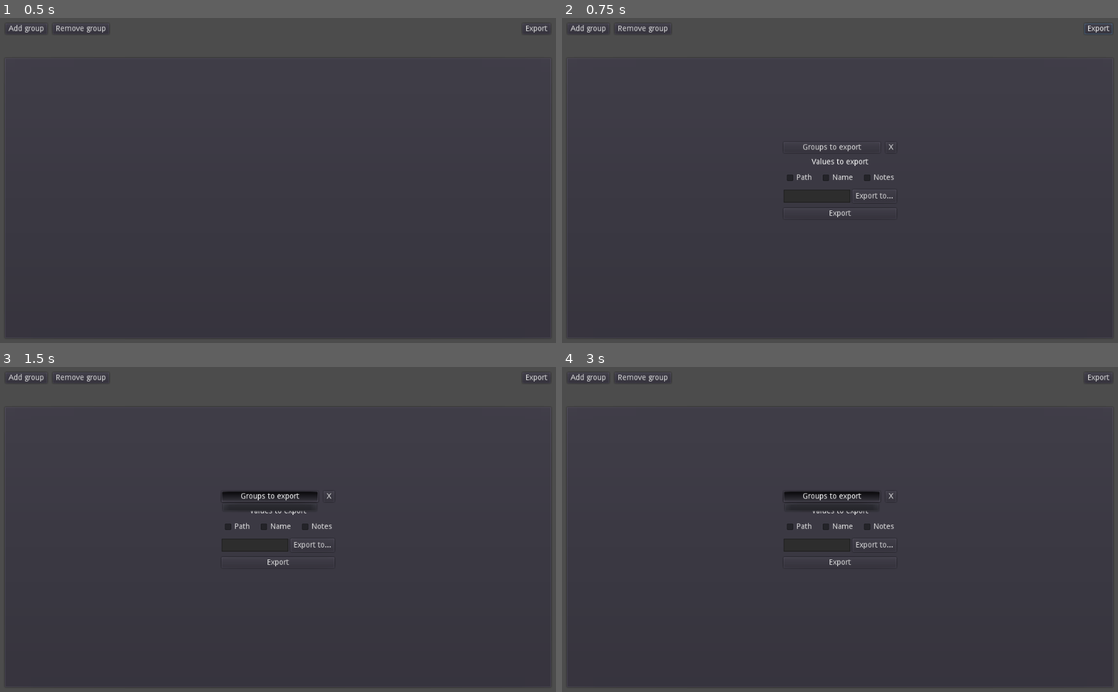
Above: before the commit, frames 1-4 (two rows, left to right).
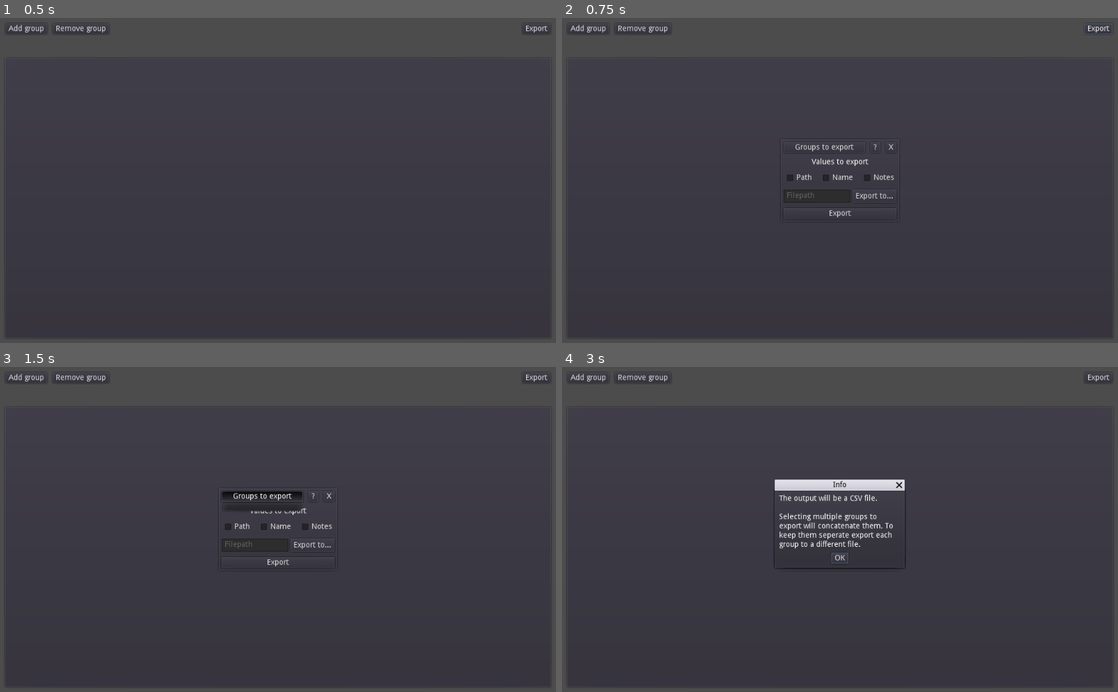
Above: after the commit, the same moments.

Repository: missing-semi-colon/backup_location_manager
Game: Godot game, scene res://Scenes_and_scripts/Main/Main.tscn
Two runs of this game, one before a commit and one after it. Both use one fixed random seed, a clock stepped at 60 frames per second and the inputs below.
Inputs (mouse positions are in pixels of both pictures, inside the frame that each line leads up to):
- Up to frame 1 (0.5 s): no input
- Up to frame 2 (0.75 s): click "Export" at 0.5 s
- Up to frame 3 (1.5 s): click "Groups to export" at 1.25 s
- Up to frame 4 (3 s): click "X" at 2 s; click (873, 497) at 2.75 s, where only the run after the commit has a clickable "?"

Frame 1 is identical in both runs. In frame 2, 0.2% of the frame differs, in the area x 40-57%, y 38-56%; in frame 3, 0.2%; in frame 4, 2.4%, in the area x 38-62%, y 34-63%.

Commit message:
Added info button and background to the export panel

Diff:
--- a/program/Scenes_and_scripts/ListView/Export/Export.gd
+++ b/program/Scenes_and_scripts/ListView/Export/Export.gd
@@ -3,16 +3,16 @@
 signal export_set
 
 onready var _close_button = (
-	$CenterContainer/VBoxContainer/HBoxContainer/CloseButton )
+	$CenterContainer/PanelContainer/VBoxContainer/HBoxContainer/CloseButton )
 onready var _selected_groups = (
-	$CenterContainer/VBoxContainer/HBoxContainer/GroupMenuButton )
+	$CenterContainer/PanelContainer/VBoxContainer/HBoxContainer/GroupMenuButton )
 onready var _selected_values_parent = (
-	$CenterContainer/VBoxContainer/ValuesHBoxContainer )
+	$CenterContainer/PanelContainer/VBoxContainer/ValuesHBoxContainer )
 onready var _destination_line_edit = (
-	$CenterContainer/VBoxContainer/PathHBoxContainer/DestinationLineEdit )
+	$CenterContainer/PanelContainer/VBoxContainer/PathHBoxContainer/DestinationLineEdit )
 onready var _destination_button = (
-	$CenterContainer/VBoxContainer/PathHBoxContainer/DestinationButton )
-onready var _export_button = $CenterContainer/VBoxContainer/ExportButton
+	$CenterContainer/PanelContainer/VBoxContainer/PathHBoxContainer/DestinationButton )
+onready var _export_button = $CenterContainer/PanelContainer/VBoxContainer/ExportButton
 
 
 func _ready() -> void:
--- a/program/Scenes_and_scripts/ListView/Export/Export.tscn
+++ b/program/Scenes_and_scripts/ListView/Export/Export.tscn
@@ -1,7 +1,8 @@
-[gd_scene load_steps=3 format=2]
+[gd_scene load_steps=4 format=2]
 
 [ext_resource path="res://Scenes_and_scripts/ListView/Export/Export.gd" type="Script" id=1]
 [ext_resource path="res://Scenes_and_scripts/ListView/Export/GroupMenuButton.gd" type="Script" id=2]
+[ext_resource path="res://Scenes_and_scripts/ListView/Export/InfoButton.gd" type="Script" id=3]
 
 [node name="Export" type="MarginContainer"]
 anchor_right = 1.0
@@ -24,36 +25,64 @@
 "_edit_use_anchors_": false
 }
 
-[node name="VBoxContainer" type="VBoxContainer" parent="CenterContainer"]
-margin_left = 398.0
-margin_top = 219.0
-margin_right = 606.0
-margin_bottom = 361.0
+[node name="PanelContainer" type="PanelContainer" parent="CenterContainer"]
+margin_left = 391.0
+margin_top = 212.0
+margin_right = 613.0
+margin_bottom = 368.0
+
+[node name="VBoxContainer" type="VBoxContainer" parent="CenterContainer/PanelContainer"]
+margin_left = 7.0
+margin_top = 7.0
+margin_right = 215.0
+margin_bottom = 149.0
 custom_constants/separation = 10
 __meta__ = {
 "_edit_use_anchors_": false
 }
 
-[node name="HBoxContainer" type="HBoxContainer" parent="CenterContainer/VBoxContainer"]
+[node name="HBoxContainer" type="HBoxContainer" parent="CenterContainer/PanelContainer/VBoxContainer"]
 margin_right = 208.0
 margin_bottom = 20.0
 custom_constants/separation = 10
 
-[node name="GroupMenuButton" type="MenuButton" parent="CenterContainer/VBoxContainer/HBoxContainer"]
-margin_right = 178.0
+[node name="GroupMenuButton" type="MenuButton" parent="CenterContainer/PanelContainer/VBoxContainer/HBoxContainer"]
+margin_right = 150.0
 margin_bottom = 20.0
 size_flags_horizontal = 3
 text = "Groups to export"
 flat = false
 script = ExtResource( 2 )
 
-[node name="CloseButton" type="Button" parent="CenterContainer/VBoxContainer/HBoxContainer"]
+[node name="InfoButton" type="Button" parent="CenterContainer/PanelContainer/VBoxContainer/HBoxContainer"]
+margin_left = 160.0
+margin_right = 178.0
+margin_bottom = 20.0
+text = "?"
+script = ExtResource( 3 )
+
+[node name="AcceptDialog" type="AcceptDialog" parent="CenterContainer/PanelContainer/VBoxContainer/HBoxContainer/InfoButton"]
+margin_left = 82.0
+margin_top = 23.0
+margin_right = 321.0
+margin_bottom = 166.0
+window_title = "Info"
+resizable = true
+dialog_text = "The output will be a CSV file.
+
+Selecting multiple groups to export will concatenate them. To keep them seperate export each group to a different file."
+dialog_autowrap = true
+__meta__ = {
+"_edit_use_anchors_": false
+}
+
+[node name="CloseButton" type="Button" parent="CenterContainer/PanelContainer/VBoxContainer/HBoxContainer"]
 margin_left = 188.0
 margin_right = 208.0
 margin_bottom = 20.0
 text = "X"
 
-[node name="ValuesLabel" type="Label" parent="CenterContainer/VBoxContainer"]
+[node name="ValuesLabel" type="Label" parent="CenterContainer/PanelContainer/VBoxContainer"]
 margin_top = 30.0
 margin_right = 208.0
 margin_bottom = 44.0
@@ -61,48 +90,49 @@
 text = "Values to export"
 align = 1
 
-[node name="ValuesHBoxContainer" type="HBoxContainer" parent="CenterContainer/VBoxContainer"]
+[node name="ValuesHBoxContainer" type="HBoxContainer" parent="CenterContainer/PanelContainer/VBoxContainer"]
 margin_top = 54.0
 margin_right = 208.0
 margin_bottom = 78.0
 custom_constants/separation = 10
 
-[node name="PathCheckBox" type="CheckBox" parent="CenterContainer/VBoxContainer/ValuesHBoxContainer"]
+[node name="PathCheckBox" type="CheckBox" parent="CenterContainer/PanelContainer/VBoxContainer/ValuesHBoxContainer"]
 margin_right = 56.0
 margin_bottom = 24.0
 text = "Path"
 
-[node name="NameCheckBox2" type="CheckBox" parent="CenterContainer/VBoxContainer/ValuesHBoxContainer"]
+[node name="NameCheckBox2" type="CheckBox" parent="CenterContainer/PanelContainer/VBoxContainer/ValuesHBoxContainer"]
 margin_left = 66.0
 margin_right = 132.0
 margin_bottom = 24.0
 text = "Name"
 
-[node name="NotesCheckBox3" type="CheckBox" parent="CenterContainer/VBoxContainer/ValuesHBoxContainer"]
+[node name="NotesCheckBox3" type="CheckBox" parent="CenterContainer/PanelContainer/VBoxContainer/ValuesHBoxContainer"]
 margin_left = 142.0
 margin_right = 208.0
 margin_bottom = 24.0
 text = "Notes"
 
-[node name="PathHBoxContainer" type="HBoxContainer" parent="CenterContainer/VBoxContainer"]
+[node name="PathHBoxContainer" type="HBoxContainer" parent="CenterContainer/PanelContainer/VBoxContainer"]
 margin_top = 88.0
 margin_right = 208.0
 margin_bottom = 112.0
 
-[node name="DestinationLineEdit" type="LineEdit" parent="CenterContainer/VBoxContainer/PathHBoxContainer"]
+[node name="DestinationLineEdit" type="LineEdit" parent="CenterContainer/PanelContainer/VBoxContainer/PathHBoxContainer"]
 margin_right = 123.0
 margin_bottom = 24.0
 size_flags_horizontal = 3
 editable = false
+placeholder_text = "Filepath"
 caret_blink = true
 
-[node name="DestinationButton" type="Button" parent="CenterContainer/VBoxContainer/PathHBoxContainer"]
+[node name="DestinationButton" type="Button" parent="CenterContainer/PanelContainer/VBoxContainer/PathHBoxContainer"]
 margin_left = 127.0
 margin_right = 208.0
 margin_bottom = 24.0
 text = "Export to..."
 
-[node name="ExportButton" type="Button" parent="CenterContainer/VBoxContainer"]
+[node name="ExportButton" type="Button" parent="CenterContainer/PanelContainer/VBoxContainer"]
 margin_top = 122.0
 margin_right = 208.0
 margin_bottom = 142.0
--- /dev/null
+++ b/program/Scenes_and_scripts/ListView/Export/InfoButton.gd
@@ -0,0 +1,8 @@
+extends Button
+
+func _ready():
+	connect("pressed", self, "on_pressed")
+
+func on_pressed():
+	if not $AcceptDialog.is_visible():
+		$AcceptDialog.popup_centered()
